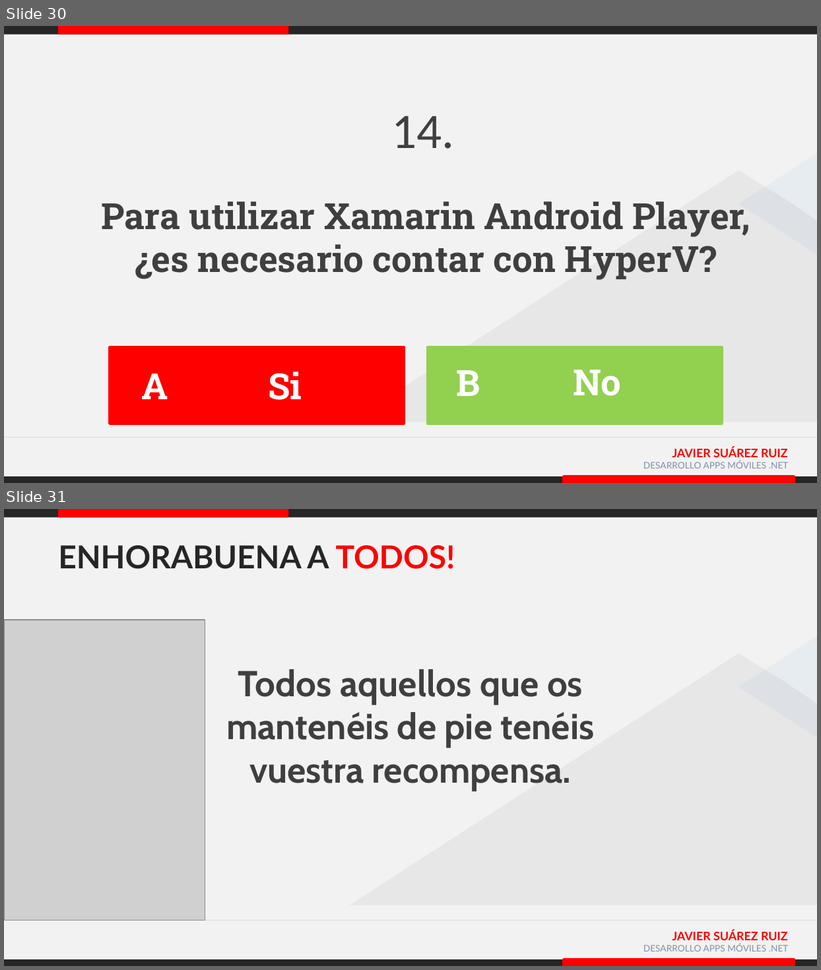
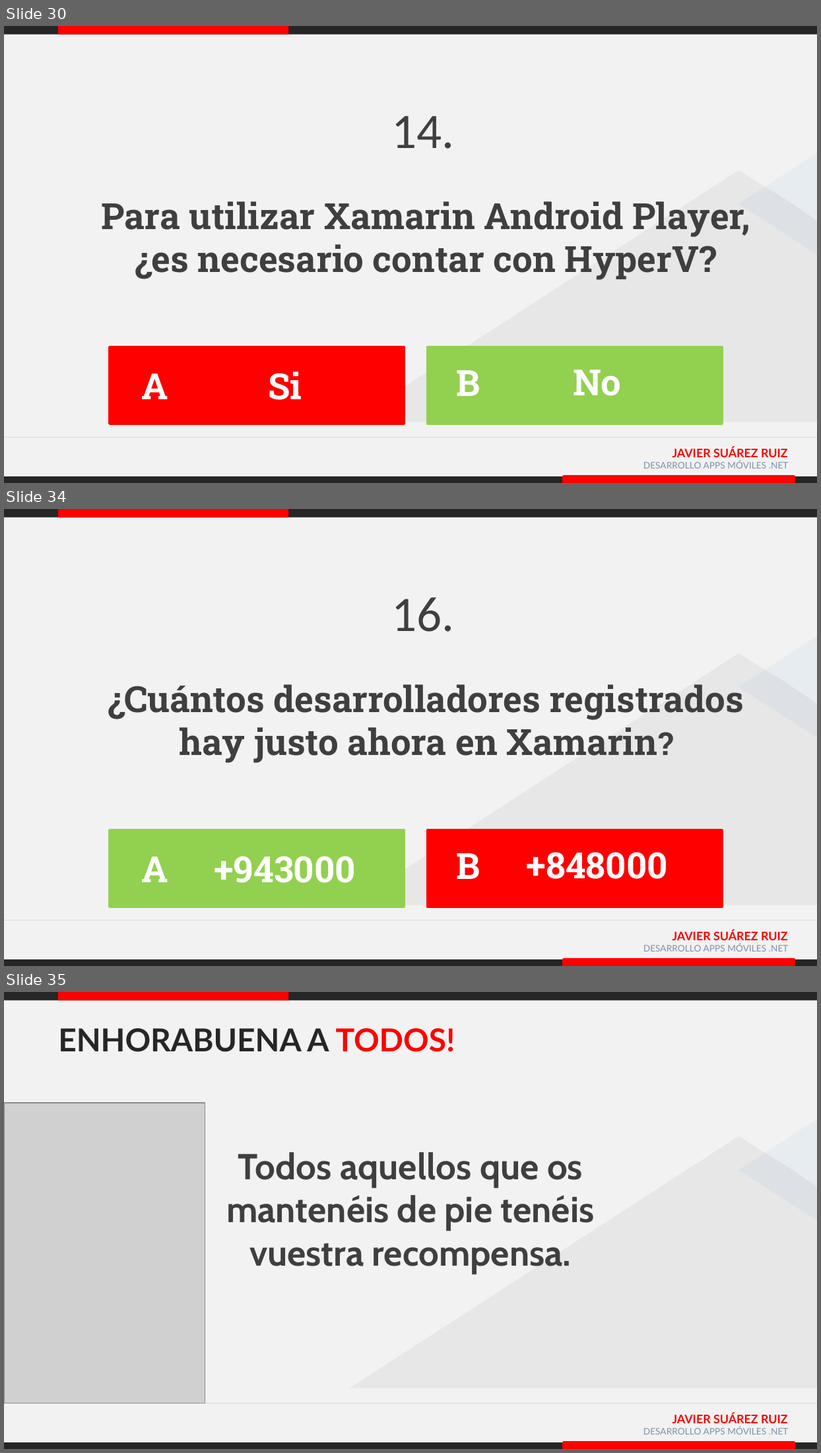
Before and after one commit to jsuarezruiz/Events, a slide deck: Altair/Desarrollo Apps móviles C#/Concurso Desarrollo Apps móviles C#.pptx. Shown one above the other, each under a label of ours: slides 30 and 31 before the commit, slides 30, 34 and 35 after it; the slides between them are not shown. The pictures are 821x970 and 821x1453 pixels, drawn with LibreOffice and Linux fonts; fonts in the diff are those of the drawing; grey boxes stand for pictures. Boxes give left, top, right and bottom in pixels: in the first picture for what was removed or moved away, otherwise in the second. Text is boxed around its words. In the diff, an @@ line names an element or a change of style, - is before the commit and + after.

```diff
--- a/Altair/Desarrollo Apps móviles C#/Concurso Desarrollo Apps móviles C#.pptx
+++ b/Altair/Desarrollo Apps móviles C#/Concurso Desarrollo Apps móviles C#.pptx
@@ slide 34 added at box(4, 509, 817, 966), background #F2F2F2; not listed: 9 template elements that a slide beside it also shows @@
@@ text added at box(391, 597, 454, 632), 44 pt, text #3F3F3F @@
+16.
@@ text added at box(108, 685, 744, 763), 32 pt, text #3F3F3F, bold @@
+¿Cuántos desarrolladores registrados hay justo ahora en Xamarin?
@@ rectangle added at box(110, 830, 404, 906), fill #92D050, outline #92D050 2 pt @@
@@ rectangle added at box(428, 830, 722, 906), fill #FF0000, outline #FF0000 2 pt @@
@@ text added at box(141, 857, 168, 883), 32 pt, text #FFFFFF, bold @@
+A
@@ text added at box(215, 856, 356, 883), 32 pt, text #FFFFFF, bold @@
++943000
@@ text added at box(456, 854, 480, 879), 32 pt, text #FFFFFF, bold @@
+B
@@ text added at box(527, 852, 668, 879), 32 pt, text #FFFFFF, bold @@
++848000
@@ what was slide 31 is now slide 35 @@
```
Also in this commit, not shown: 3 other slides added.
